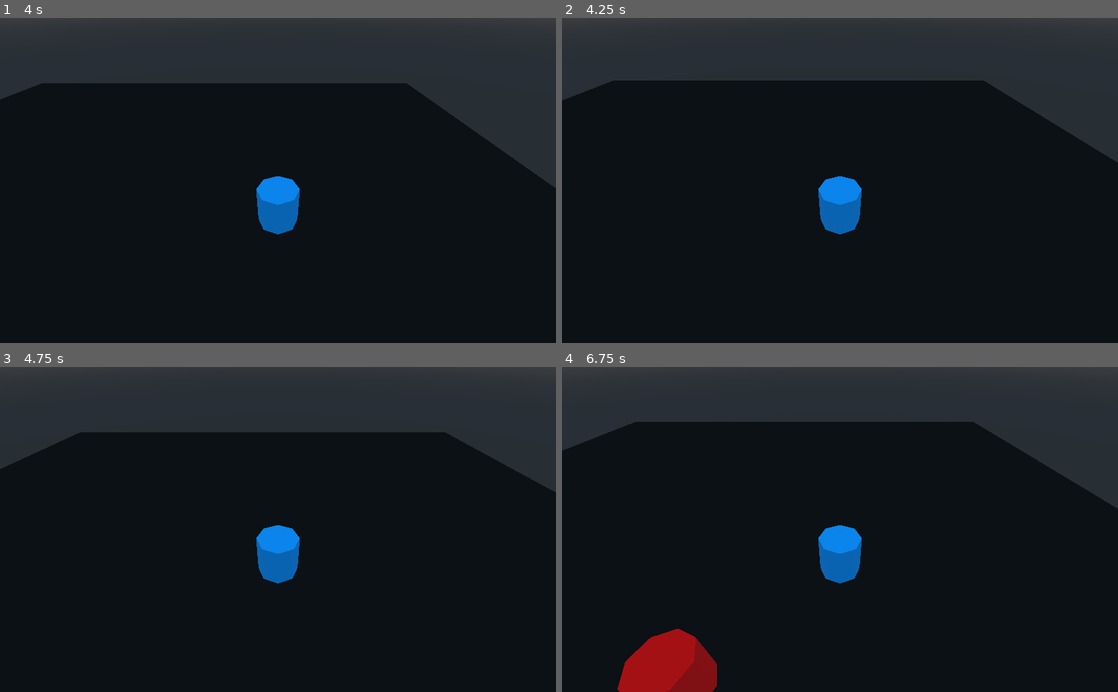
Above: before the commit, frames 1-4 (two rows, left to right).
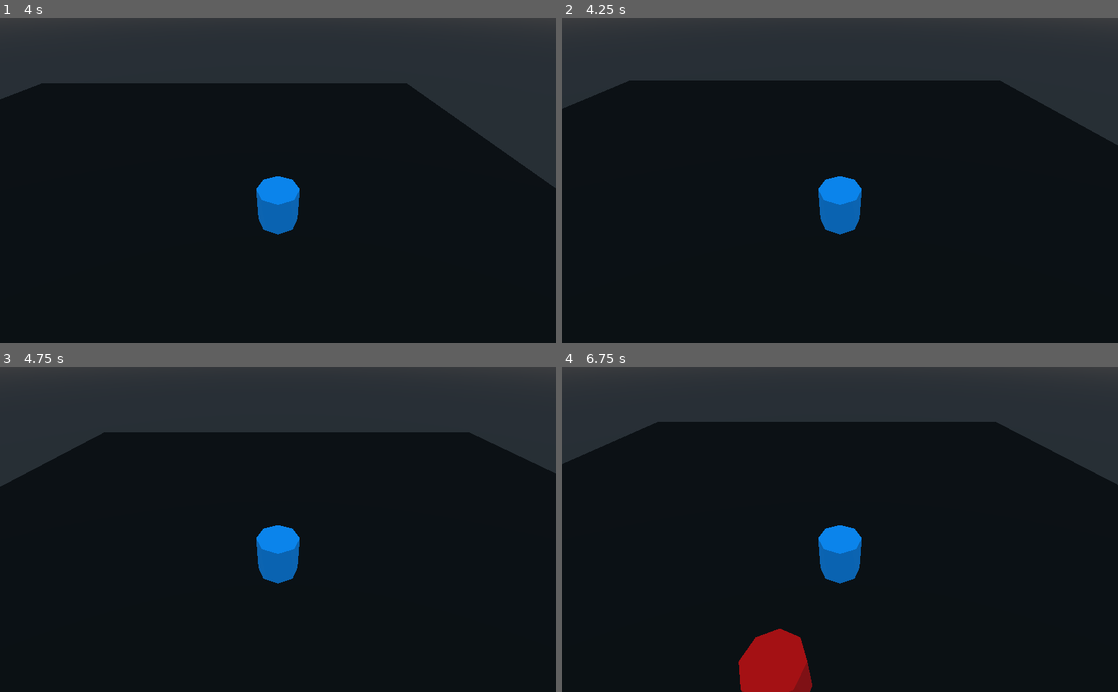
Above: after the commit, the same moments.

Repository: KamilMensik/game
Game: Godot game, scene res://test_mistnost.tscn
The game is run twice, just before and just after one commit, with the same random seed, the same clock (stepped at 60 frames per second) and the same inputs.
Inputs:
- Up to frame 1 (4 s): tap Enter (ui_accept) at 0.5, 0.77, 1.52, 3.02, 3.77 s; hold D (ui_right) 0.53-1.28 s; hold S (ui_down) 1.28-2.03 s; hold D (ui_right) 2.03-2.78 s; hold W (ui_up) 2.78-3.53 s; hold A (ui_left) from 3.53 s (still down)
- Up to frame 2 (4.25 s): keep holding A (ui_left); tap E (ui_cancel, bound only after the commit) at 4.15 s
- Up to frame 3 (4.75 s): keep holding A (ui_left); tap Enter (ui_accept) at 4.52 s
- Up to frame 4 (6.75 s): release A (ui_left) at 5.03 s; hold S (ui_down) 5.03-5.78 s; hold D (ui_right) 5.78-6.53 s; tap Enter (ui_accept) at 6.02 s; hold W (ui_up) from 6.53 s (still down)

Frame 1 is identical in both runs. In frame 2, 1.2% of the frame differs, in the area x 0-100%, y 19-45%; in frame 3, 1.6%; in frame 4, 6.6%, in the area x 0-100%, y 16-100%.

Commit message:
Add attack

Diff:
--- a/Player.gd
+++ b/Player.gd
@@ -7,6 +7,8 @@
 
 var _velocity := Vector3.ZERO
 var _snap_vector := Vector3.DOWN
+var is_attacking = false
+var last_move = Vector3.ZERO
 
 onready var _model: CSGCylinder = $CSGCylinder
 
@@ -19,9 +21,17 @@
 	move_direction.x = Input.get_action_strength('ui_right') - Input.get_action_strength('ui_left')
 	move_direction.z = Input.get_action_strength("ui_down") - Input.get_action_strength('ui_up')
 	move_direction = move_direction.normalized()
+	if move_direction != Vector3.ZERO and !is_attacking:
+		if last_move != move_direction:
+			last_move = move_direction
 
-	_velocity.x = move_direction.x * speed
-	_velocity.z = move_direction.z * speed
+
+	if is_attacking:
+		_velocity.x = last_move.x * 40
+		_velocity.z = last_move.z * 40
+	else:
+		_velocity.x = move_direction.x * speed
+		_velocity.z = move_direction.z * speed
 	_velocity.y -= gravity * delta
 
 	var just_landed := is_on_floor() and _snap_vector == Vector3.ZERO
@@ -32,4 +42,11 @@
 	elif just_landed:
 		_snap_vector = Vector3.DOWN
 	_velocity = move_and_slide_with_snap(_velocity, _snap_vector, Vector3.UP, true)
-# Called every frame. 'delta' is the elapsed time since the previous frame.
+
+func _process(delta):
+	if Input.is_action_just_pressed("ui_cancel"):
+		$Timer.start()
+		is_attacking = true
+
+func _on_Timer_timeout():
+	is_attacking = false
--- a/project.godot
+++ b/project.godot
@@ -20,6 +20,12 @@
 
 [input]
 
+ui_cancel={
+"deadzone": 0.5,
+"events": [ Object(InputEventKey,"resource_local_to_scene":false,"resource_name":"","device":0,"alt":false,"shift":false,"control":false,"meta":false,"command":false,"pressed":false,"scancode":69,"physical_scancode":0,"unicode":0,"echo":false,"script":null)
+, Object(InputEventJoypadButton,"resource_local_to_scene":false,"resource_name":"","device":0,"button_index":1,"pressure":0.0,"pressed":false,"script":null)
+ ]
+}
 ui_left={
 "deadzone": 0.5,
 "events": [ Object(InputEventKey,"resource_local_to_scene":false,"resource_name":"","device":0,"alt":false,"shift":false,"control":false,"meta":false,"command":false,"pressed":false,"scancode":65,"physical_scancode":0,"unicode":0,"echo":false,"script":null)
--- a/test_mistnost.tscn
+++ b/test_mistnost.tscn
@@ -36,6 +36,10 @@
 [node name="Camera" type="Camera" parent="Player"]
 transform = Transform( 1, 0, 0, 0, 0.777146, 0.62932, 0, -0.62932, 0.777146, 0, 8, 8 )
 
+[node name="Timer" type="Timer" parent="Player"]
+wait_time = 0.1
+one_shot = true
+
 [node name="StaticBody" type="StaticBody" parent="."]
 
 [node name="CollisionShape" type="CollisionShape" parent="StaticBody"]
@@ -56,3 +60,5 @@
 [node name="CollisionShape2" type="CollisionShape" parent="KinematicBody"]
 transform = Transform( 1, 0, 0, 0, -4.37114e-08, -1, 0, 1, -4.37114e-08, 0, 0, 0 )
 shape = SubResource( 1 )
+
+[connection signal="timeout" from="Player/Timer" to="Player" method="_on_Timer_timeout"]
